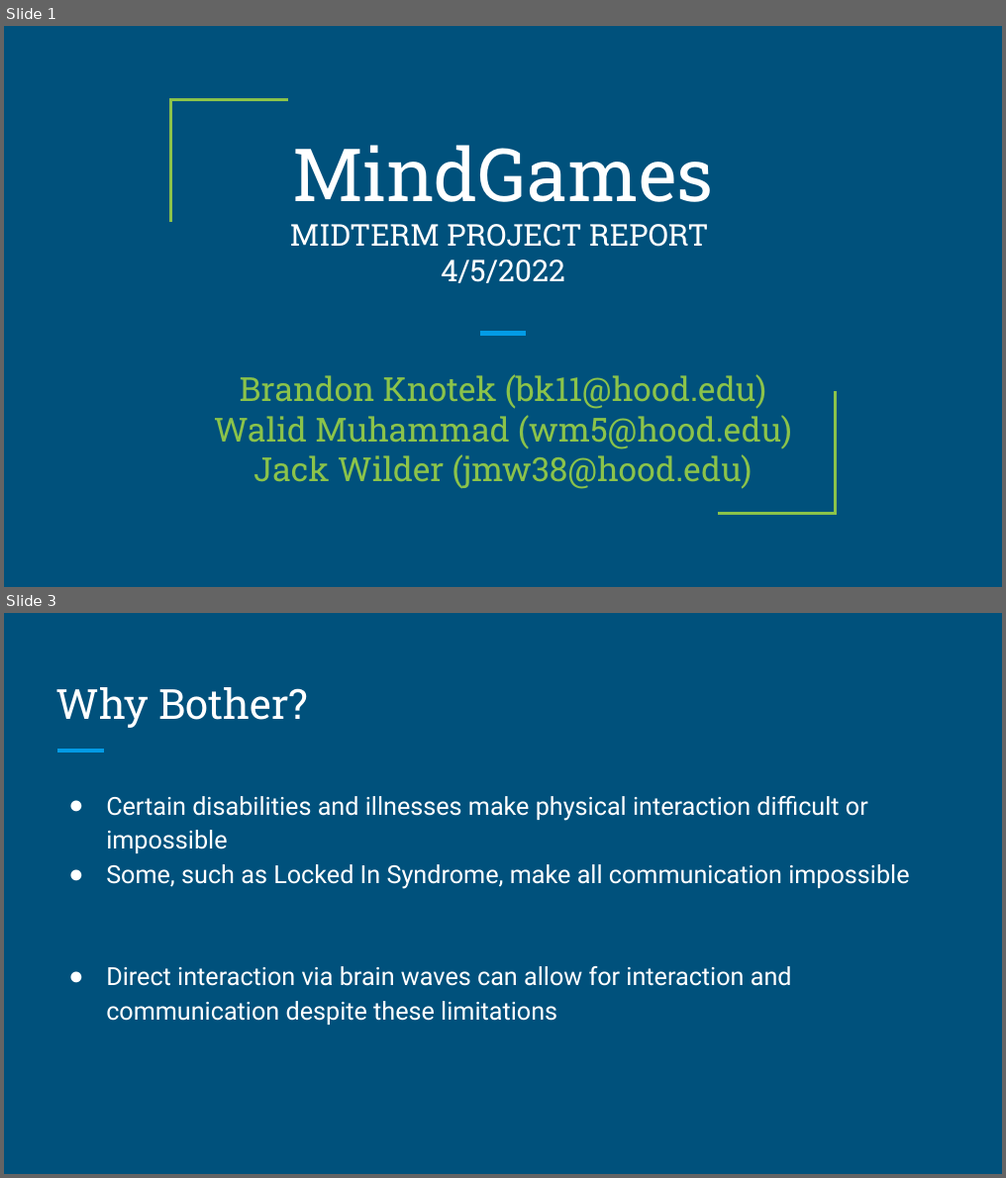
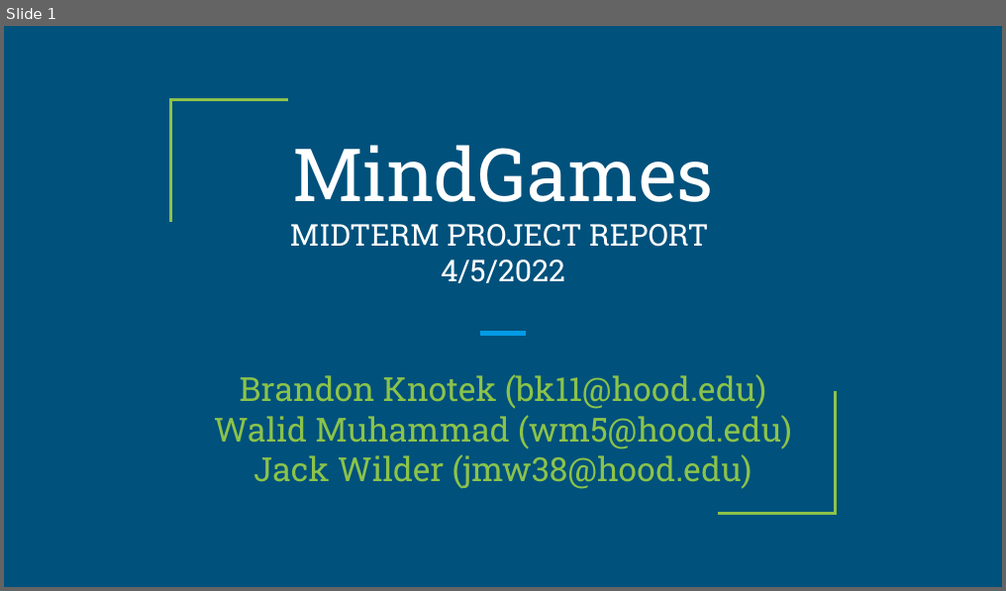
Before and after one commit to knotekbr/cs475_capstone, a slide deck: Midterm Presentation/MindGames Midterm Demonstration PPT.pptx. Shown one above the other, each under a label of ours: slides 1 and 3 before the commit, slide 1 after it; the slides between them are not shown. The pictures are 1006x1178 and 1006x591 pixels, drawn with LibreOffice and Linux fonts; fonts in the diff are those of the drawing. Boxes give left, top, right and bottom in pixels: in the first picture for what was removed or moved away, otherwise in the second. Text is boxed around its words. In the diff, an @@ line names an element or a change of style, - is before the commit and + after.

```diff
--- a/Midterm Presentation/MindGames Midterm Demonstration PPT.pptx
+++ b/Midterm Presentation/MindGames Midterm Demonstration PPT.pptx
@@ slide 3 removed at box(4, 613, 1002, 1174), background #00517C @@
@@ title removed at box(56, 687, 308, 728) @@
-Why Bother?
@@ line removed from (57, 751) to (104, 751) @@
@@ text removed at box(106, 796, 909, 1025) @@
-● Certain disabilities and illnesses make physical interaction difficult or impossible
-● Some, such as Locked In Syndrome, make all communication impossible
-● Direct interaction via brain waves can allow for interaction and communication despite these limitations
```
Also in this commit, not shown: 7 slides changed, 3 slides added, 2 other slides removed.
